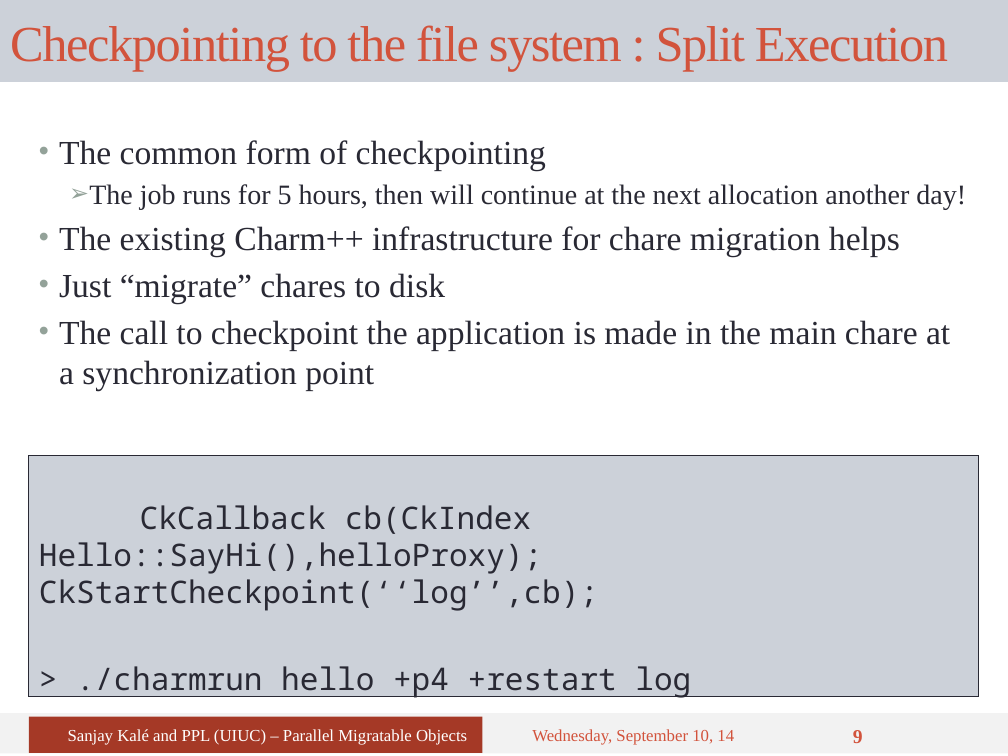
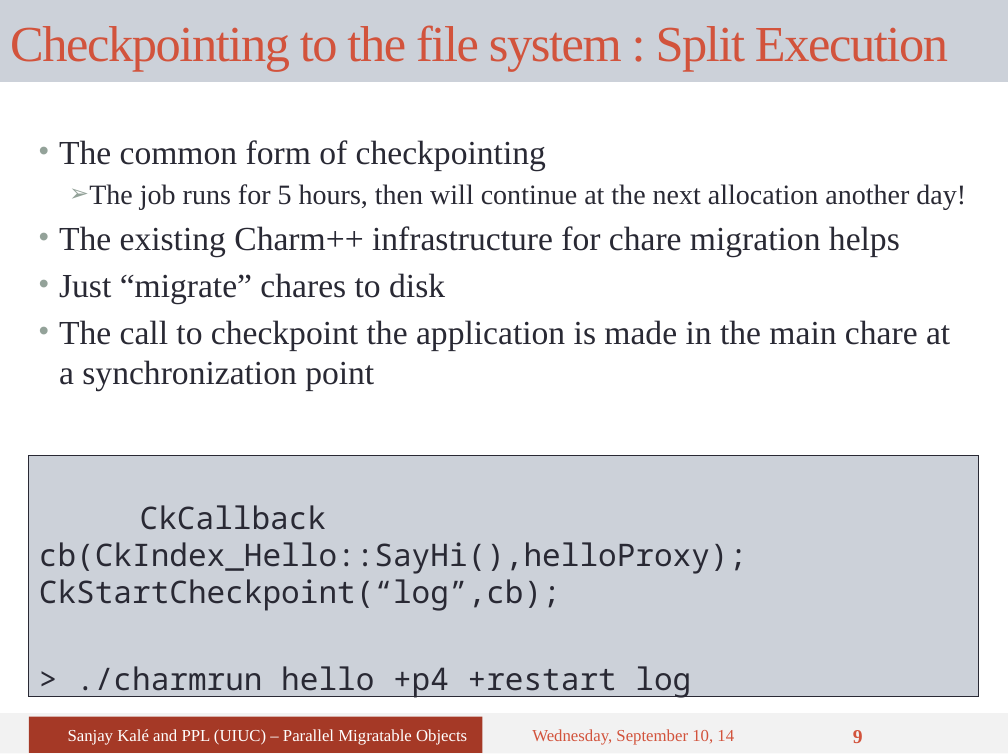
Before and after one commit to UIUC-PPL/charm_tutorial, a slide deck: slide 9 of tutorial-06-migratability.pptx. Drawn at 1008x756 pixels with LibreOffice and Linux fonts; fonts in the diff are those of the drawing. Boxes give left, top, right and bottom in pixels: in the first picture for what was removed or moved away, otherwise in the second. Text is boxed around its words. In the diff, an @@ line names an element or a change of style, - is before the commit and + after.

Commit message:
Fix alignment issues, text sizes, and add missing underlines; rehide slide due to over-write

```diff
--- a/tutorial-06-migratability.pptx
+++ b/tutorial-06-migratability.pptx
@@ text at box(39, 505, 747, 611): text changed @@
-CkCallback cb(CkIndex Hello::SayHi(),helloProxy); CkStartCheckpoint(‘‘log’’,cb);
+CkCallback cb(CkIndex_Hello::SayHi(),helloProxy); CkStartCheckpoint(“log”,cb);
```
Also in this commit, not shown: 3 other slides changed.
